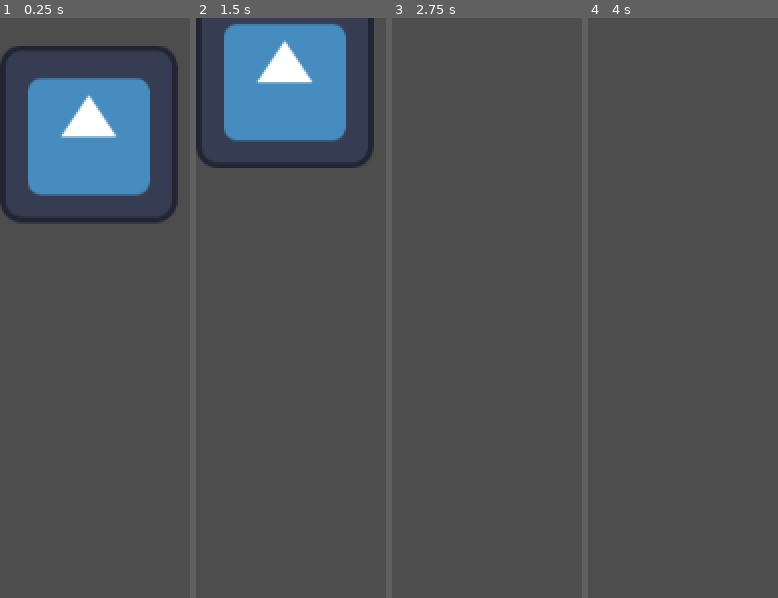
Above: before the commit, frames 1-4 (left to right).
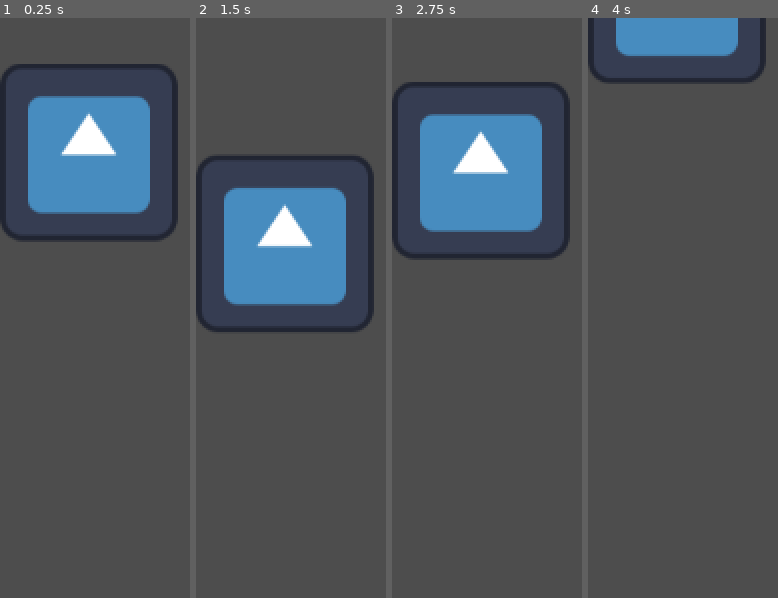
Above: after the commit, the same moments.

Repository: mubinulhaque/FlappyBird
Game: Godot game, scene res://scenes/player.tscn
Two runs of this game, one before a commit and one after it. Both use one fixed random seed, a clock stepped at 60 frames per second and the inputs below. The project has no main scene, so this scene is started directly. The engine's default icon, where the game draws it, is replaced by a stand-in: a white triangle on a blue panel in a dark square.
Inputs:
- Up to frame 1 (0.25 s): no input
- Up to frame 2 (1.5 s): tap Space (player_jump) at 0.77 s
- Up to frame 3 (2.75 s): tap Space (player_jump) at 1.52 s
- Up to frame 4 (4 s): tap Space (player_jump) at 3.02, 3.77 s

The runs differ from the first frame. In frame 1, 10% of the frame differs, in the area x 0-94%, y 4-39%; in frame 2, 31%, in the area x 0-94%, y 0-55%; in frame 3, 17%; in frame 4, 5.9%.

Commit message:
Add pipe movement
Pipes spawned now move to the left

Diff:
--- a/scenes/solo_level.tscn
+++ b/scenes/solo_level.tscn
@@ -5,4 +5,4 @@
 
 [node name="SoloLevel" type="Node"]
 script = ExtResource("1_qp3jm")
-pipe = ExtResource("2_fmd4i")
+pipe_scene = ExtResource("2_fmd4i")
--- a/scripts/level.gd
+++ b/scripts/level.gd
@@ -1,6 +1,10 @@
 extends Node
 
-@export var pipe: PackedScene
+const PIPE_SPEED := 500
+
+@export var pipe_scene: PackedScene
+
+var _pipe_spawn := 1280 ## X position where pipes are supposed to spawn
 
 @onready var pipes: Array[Pipe]
 
@@ -12,18 +16,27 @@
 
 # Called every frame. 'delta' is the elapsed time since the previous frame.
 func _process(delta: float) -> void:
-	pass
+	for pipe in pipes:
+		pipe.position.x -= PIPE_SPEED * delta
 
 
 # Spawns a pipe at a specific height
 func _spawn_pipe(height: int) -> void:
-	if pipe:
+	if pipe_scene:
+		# If a pipe class has been specified
+		# Spawn a pipe object
 		print("Spawning pipe at: ", height)
-		var new_object := pipe.instantiate()
+		var new_object := pipe_scene.instantiate()
 		add_child(new_object)
 
 		if new_object is Pipe:
+			# If the newly instantiated object is a Pipe
+			# Change its height and add it to a class
 			var new_pipe: Pipe = new_object
 			new_pipe.change_height(height)
+			new_pipe.position.x = _pipe_spawn
 
 			pipes.append(new_pipe)
+	else:
+		# If a pipe class has not been specified
+		printerr("Pipe scene not specified!")
--- a/scripts/player.gd
+++ b/scripts/player.gd
@@ -1,12 +1,12 @@
 # Class for the bird, a player-controlled entity that can only jump and fall
 extends CharacterBody2D
 
-const GRAVITY := 9.8
-const JUMP_STRENGTH := 500
+const GRAVITY := 980
+const JUMP_STRENGTH := 650
 
 
 func _physics_process(delta: float) -> void:
-	velocity.y += GRAVITY
+	velocity.y += GRAVITY * delta
 	move_and_slide()
 
 
